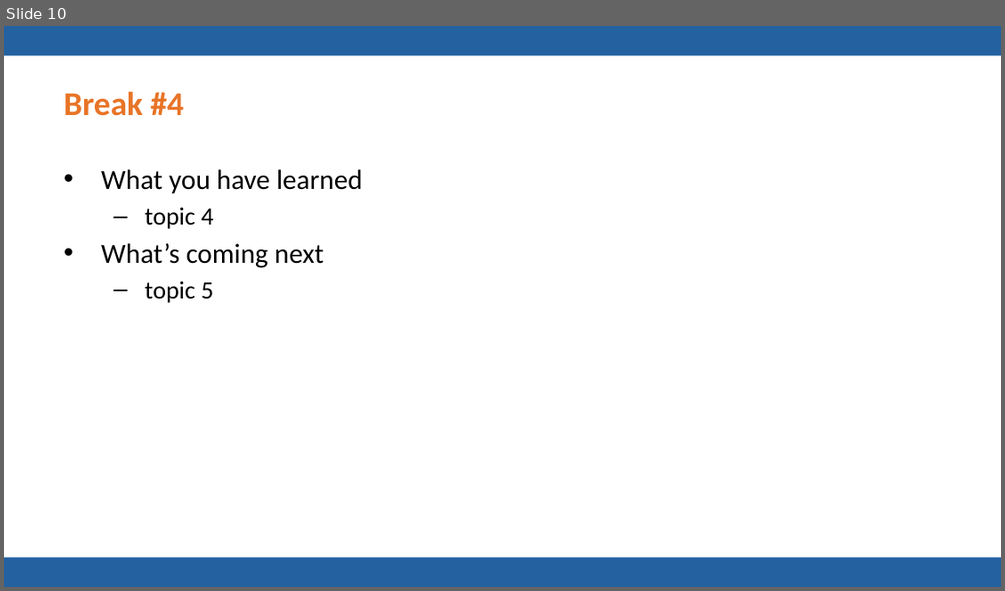
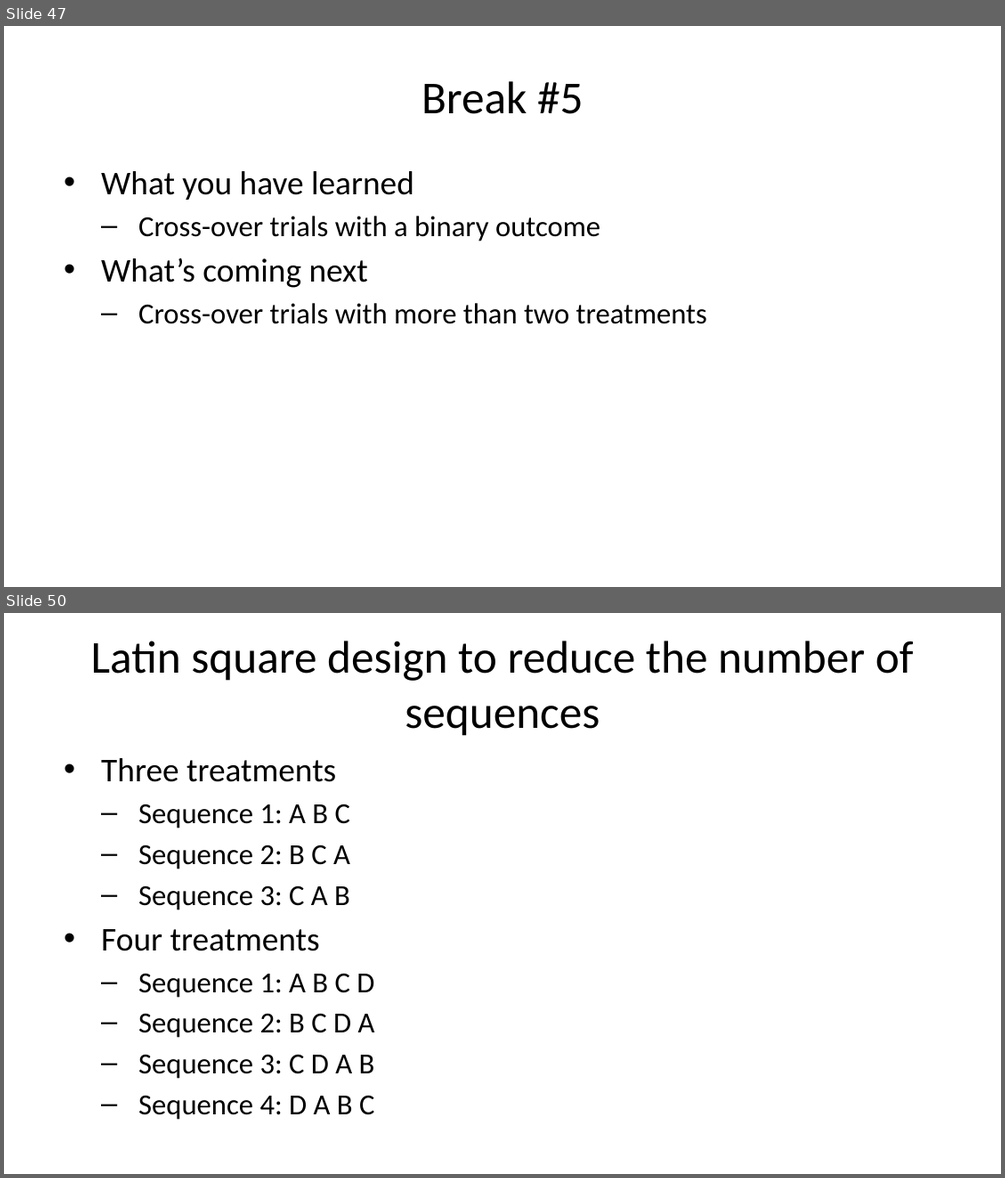
Before and after one commit to pmean/talks, a slide deck: cross-over/results/cross-over-slides-and-speaker-notes.pptx. Shown one above the other, each under a label of ours: slide 10 before the commit, slides 47 and 50 after it; the slides between them are not shown. The pictures are 1005x591 and 1005x1178 pixels, drawn with LibreOffice and Linux fonts; fonts in the diff are those of the drawing; background and template pictures are left out. Boxes give left, top, right and bottom in pixels: in the first picture for what was removed or moved away, otherwise in the second. Text is boxed around its words. In the diff, an @@ line names an element or a change of style, - is before the commit and + after.

```diff
--- a/cross-over/results/cross-over-slides-and-speaker-notes.pptx
+++ b/cross-over/results/cross-over-slides-and-speaker-notes.pptx
@@ slide 50 added at bbox=[4, 613, 1001, 1174], background #FFFFFF @@
@@ title added at bbox=[91, 641, 914, 736], 33 pt, text #000000 @@
+Latin square design to reduce the number of sequences
@@ text added at bbox=[101, 758, 375, 1119], 21 pt, text #000000 @@
+• Three treatments
+  – Sequence 1: A B C
+  – Sequence 2: B C A
+  – Sequence 3: C A B
+• Four treatments
+  – Sequence 1: A B C D
+  – Sequence 2: B C D A
+  – Sequence 3: C D A B
+  – Sequence 4: D A B C
@@ what was slide 10 is now slide 47 @@
@@ slide 47 changed as well @@
@@ rectangle removed at bbox=[4, 26, 1001, 56] @@
@@ title at bbox=[421, 81, 582, 114]: text changed; size 24 to 33 pt; text colour #E87427 to #000000; bold off @@
-Break #4
+Break #5
@@ text at bbox=[101, 171, 414, 288]: size 20 to 24 pt in "What you have learned", "What’s coming next" @@
@@ text at bbox=[138, 216, 600, 241]: text changed; size 18 to 21 pt @@
-  – topic 4
+  – Cross-over trials with a binary outcome
@@ text at bbox=[138, 303, 707, 324]: text changed; size 18 to 21 pt @@
-  – topic 5
+  – Cross-over trials with more than two treatments
@@ rectangle removed at bbox=[4, 557, 1001, 587] @@
```
Also in this commit, not shown: 4 other slides changed, 44 other slides added, 9 slides removed, 9 other files.
